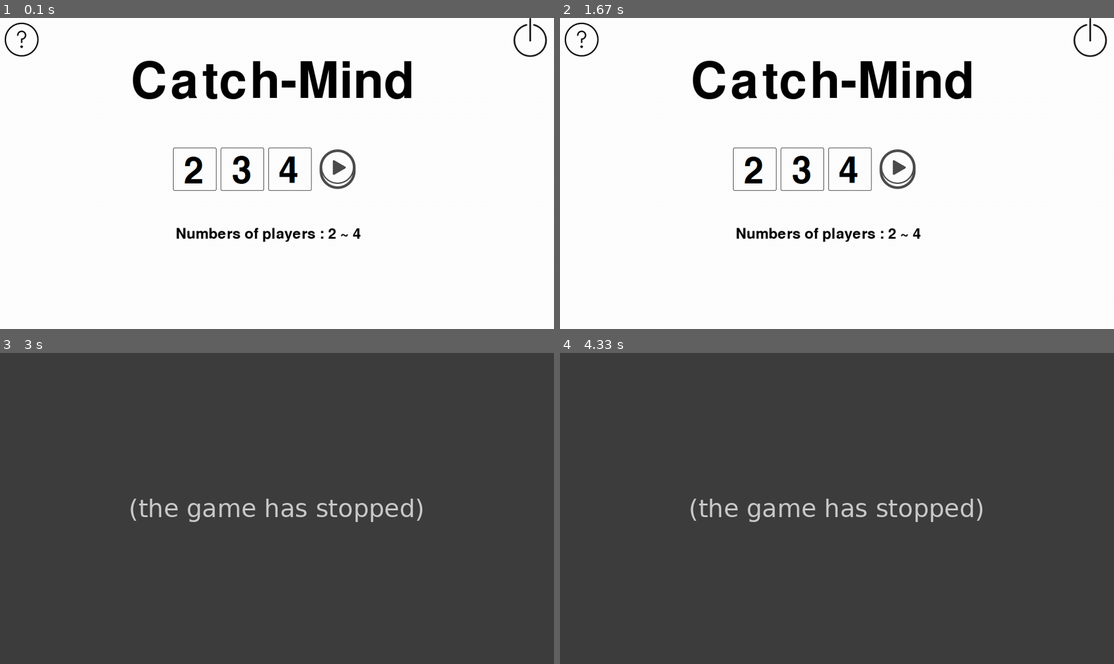
Above: before the commit, frames 1-4 (two rows, left to right).
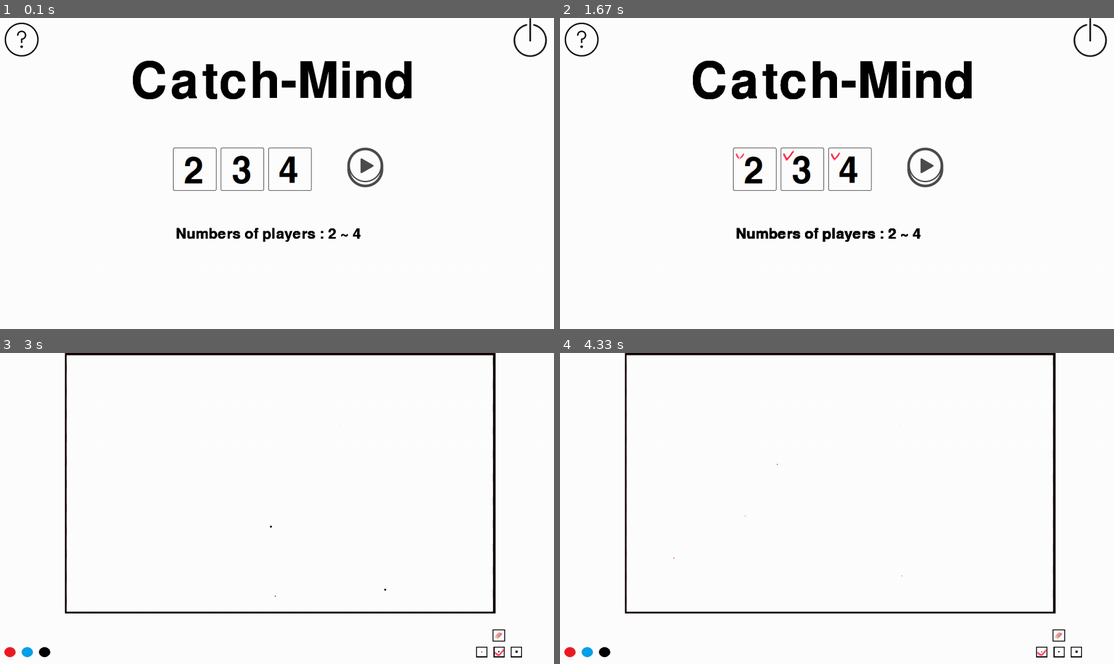
Above: after the commit, the same moments.

Repository: wavyfire/Pygame-CatchMind
Game: pygame game, started from GameManager.py
Two runs of this game, one before a commit and one after it. Both use one fixed random seed, a clock stepped at 60 frames per second and the inputs below.
Inputs (mouse positions are in pixels of both pictures, inside the frame that each line leads up to):
- Up to frame 1 (0.1 s): no input
- Up to frame 2 (1.67 s): press the mouse at (848, 170) at 0.37 s; move the mouse to (903, 123) at 0.47 s; release the mouse at (958, 77) at 0.6 s; press the mouse at (803, 170) at 0.7 s; move the mouse to (897, 182) at 0.8 s; release the mouse at (997, 198) at 0.93 s; click (753, 170) at 1.05 s; press the mouse at (803, 170) at 1.37 s; move the mouse to (737, 145) at 1.47 s; release the mouse at (670, 123) at 1.6 s
- Up to frame 3 (3 s): press the mouse at (365, 502) at 1.7 s; move the mouse to (415, 536) at 1.8 s; release the mouse at (470, 570) at 1.93 s; click (277, 595) at 2.05 s; press the mouse at (515, 651) at 2.37 s; move the mouse to (310, 639) at 2.47 s; release the mouse at (110, 623) at 2.6 s; press the mouse at (498, 651) at 2.7 s; move the mouse to (382, 589) at 2.8 s; release the mouse at (271, 527) at 2.93 s
- Up to frame 4 (4.33 s): press the mouse at (587, 651) at 3.03 s; move the mouse to (709, 530) at 3.13 s; release the mouse at (831, 408) at 3.27 s; press the mouse at (1041, 651) at 3.37 s; move the mouse to (942, 629) at 3.47 s; release the mouse at (842, 608) at 3.6 s; press the mouse at (1058, 636) at 3.7 s; move the mouse to (903, 576) at 3.8 s; release the mouse at (742, 514) at 3.93 s; press the mouse at (571, 651) at 4.03 s; move the mouse to (670, 558) at 4.13 s; release the mouse at (776, 464) at 4.27 s

The runs differ from the first frame. In frame 1, 1.2% of the frame differs, in the area x 24-75%, y 13-72%; in frame 2, 1.5%; in frame 3, 100%; in frame 4, 100%, in the area x 0-100%, y 0-100%.
Before the commit the program exited at 2.37 s; later frames show no game.

Commit message:
Drawing Scene 기능 완성.
지우개 (전체화면)
Size 선택, 색상 선택, ArrayPixel 기능 추가.

Main Scene에서, 선택한 Player를 체크 표시해주는 AddScene(draw) 추가.
일부 스프라이트 크기 좀 더 알맞게 수정(파일 크기에 따라서 터치가 바뀌기 때문)

GameWidget의 clickCheck 수정.
이제 거의 정확하게 클릭을 인식합니다.

Diff:
--- a/GameManager.py
+++ b/GameManager.py
@@ -5,7 +5,7 @@
 
     def __init__(self):
 
-        #Scene Load
+        # Scene Load
         self.Main = GameScenes.Main()
         self.Help = GameScenes.Help()
         self.ReadyDraw = GameScenes.ReadyDraw()
@@ -13,7 +13,7 @@
         self.Guess = GameScenes.Guess()
         self.Result = GameScenes.Result()
 
-        #배경 이미지
+        # 배경 이미지
         self.background = pygame.image.load('images/background.png')
 
     #실제 게임 구동 함수
@@ -23,21 +23,29 @@
         pygame.display.set_caption('CatchMind')
 
         done = False
+
+        ## 따로 DrawDB를 만들어서 빼도 되는데, 일단은 없어서 분류하기가 애매해서, GameManager로 분류했습니다.
+        mouseflag = False # Drawing을 위한 변수
+        size = 1 # Drawing을 위한 변수....
+        color = (0,0,0) # Drawing을 위한 변수...
         clock = pygame.time.Clock()
 
-        #Main Scene은 첫 실행때 무조건 출력
+        # Main Scene은 첫 실행때 무조건 출력
         self.Main.Trigger = True
 
+        screen.fill((255, 255, 255))
+        screen.blit(self.background, (0, 0))
+
         while not done:
+            mouseX, mouseY = pygame.mouse.get_pos()
 
-            clock.tick(30)
-            screen.fill((255,255,255))
-            screen.blit(self.background, (0,0))
+            clock.tick(60)
 
-            #Trigger가 True일 때, 해당 Scene이 출력
+            # Trigger가 True일 때, 해당 Scene이 출력
             if self.Main.Trigger:
                 self.Main.startScene(screen)
-                #Player 수가 선택되지 않고 스타트를 눌렀을 때의 경고메시지
+                self.Main.addScene(screen, GameScenes.ScoreHandler.PlayerNumbers) # addScene은 체크표시 같은 추가 화면을 표현해줍니다.
+                # Player 수가 선택되지 않고 스타트를 눌렀을 때의 경고메시지
                 if self.Main.Trigger_Message:
                     self.Main.printMessage(screen)
 
@@ -46,12 +54,15 @@
 
             if self.ReadyDraw.Trigger:
                 self.ReadyDraw.startScene(screen)
-                #랜덤 단어를 창에 표시
+                # 랜덤 단어를 창에 표시
                 if self.ReadyDraw.Trigger_Message:
                     self.ReadyDraw.printMessage(screen)
 
             if self.Drawing.Trigger:
+                self.Drawing.addScene(screen, color, size) # 마찬가지의 AddScene. 순서가 바뀌면 그려지는 순서가 달라져서 버그발생.
                 self.Drawing.startScene(screen)
+                if 150 <= mouseX and mouseX <= 1140 and 0 <= mouseY and mouseY <= 600 and mouseflag == True:
+                    self.Drawing.Sketch(screen, color, size, mouseX, mouseY) # Mouseflag는 아래 Event에서 전환됩니다.
 
             if self.Guess.Trigger:
                 self.Guess.startScene(screen)
@@ -60,10 +71,16 @@
                 self.Result.startScene(screen)
 
             for event in pygame.event.get():
+
+                if event.type == pygame.MOUSEBUTTONUP:
+                    mouseflag = False # 그림판 기능 때문에 추가된 줄.
+
                 if event.type == pygame.QUIT:
                     done = True
 
                 if event.type == pygame.MOUSEBUTTONDOWN:
+
+                    mouseflag = True # 그림판 기능 때문에 추가된 줄.
 
                     #Main Scene Click Event
                     if self.Main.Trigger:
@@ -101,7 +118,7 @@
                             self.Help.Off()
                             screen.blit(self.background, (0,0))
 
-                    #ReadyDraw Scene Click Event
+                    # ReadyDraw Scene Click Event
                     if self.ReadyDraw.Trigger:
 
                         if self.ReadyDraw.clickCheck() == 'Quit':
@@ -117,7 +134,20 @@
 
                     # Drawing Scene Click Event
                     if self.Drawing.Trigger:
-                        pass
+                        if self.Drawing.clickCheck() == 'PickRed':
+                            color = (255, 0 ,0)
+                        if self.Drawing.clickCheck() == 'PickBlue':
+                            color = (61, 183, 204)
+                        if self.Drawing.clickCheck() == 'PickBlack':
+                            color = (0, 0 ,0)
+                        if self.Drawing.clickCheck() == 'DotSize1':
+                            size = 1
+                        if self.Drawing.clickCheck() == 'DotSize2':
+                            size = 2
+                        if self.Drawing.clickCheck() == 'DotSize3':
+                            size = 3
+                        if self.Drawing.clickCheck() == 'Eraser':
+                            screen.blit(self.background, (0, 0)) # 화면 저장 기능이 없어서 덮어버려야합니다.
 
                     # Guess Scene Click Event
                     if self.Guess.Trigger:
@@ -129,6 +159,8 @@
 
             pygame.display.flip()
 
+
+
     pygame.quit()
 
 start = SceneLoader()
--- a/GameScenes.py
+++ b/GameScenes.py
@@ -1,6 +1,7 @@
 from GameWidgets import Button, Font
 import WordDB
 import ScoreDB
+import pygame
 from abc import *
 
 ScoreHandler = ScoreDB.ScoreHandler()
@@ -34,7 +35,7 @@
         super().__init__()
         self.QuitButton = Button((1180,0), 'images/QuitButton.png')
         self.HelpButton = Button((0,0), 'images/HelpButton.png')
-        self.StartButton = Button((730, 300), 'images/StartButton.png')
+        self.StartButton = Button((800, 300), 'images/StartButton.png')
         self.Title = Font("Catch-Mind", (0,0,0), 170, (630, 150))
         self.GameDiscription = Font("Numbers of players : 2 ~ 4", (0,0,0), 50, (620, 500))
         self.PlayerNumbers2 = Button((400,300), 'images/2.png')
@@ -56,6 +57,17 @@
         self.PlayerNumbers2.draw(screen)
         self.PlayerNumbers3.draw(screen)
         self.PlayerNumbers4.draw(screen)
+
+    def addScene(self, screen, playerNum):
+        if playerNum == 2:
+            self.SelectPlayerPanel = Button((400, 300), 'images/Check.png')
+            self.SelectPlayerPanel.draw(screen)
+        if playerNum == 3:
+            self.SelectPlayerPanel = Button((510, 300), 'images/Check.png')
+            self.SelectPlayerPanel.draw(screen)
+        if playerNum == 4:
+            self.SelectPlayerPanel = Button((620, 300), 'images/Check.png')
+            self.SelectPlayerPanel.draw(screen)
 
     def printMessage(self, screen):
 
@@ -177,14 +189,69 @@
 
     def __init__(self):
         super().__init__()
+        self.SketchBook = Button((150, 0), 'images/SketchBook.png')
+        self.PickRed = Button((10,680), 'images/PickRed.png')
+        self.PickBlue = Button((50,680), 'images/PickBlue.png')
+        self.PickBlack = Button((90,680), 'images/PickBlack.png')
+        self.DotSize1 = Button((1100,680), 'images/DotSize1.png')
+        self.DotSize2 = Button((1140,680), 'images/DotSize2.png')
+        self.DotSize3 = Button((1180,680), 'images/DotSize3.png')
+        self.Eraser = Button((1138, 640), 'images/Eraser.png')
         self.Trigger = 0
-        pass
 
     def startScene(self,screen):
-        pass
-
-    def clickCheck(self):
-        pass
+        self.SketchBook.draw(screen)
+        self.PickRed.draw(screen)
+        self.PickBlue.draw(screen)
+        self.PickBlack.draw(screen)
+        self.DotSize1.draw(screen)
+        self.DotSize2.draw(screen)
+        self.DotSize3.draw(screen)
+        self.Eraser.draw(screen)
+
+    def clickCheck(self):
+        if self.SketchBook.clickChecker():
+            return 'SketchBook'
+        if self.PickRed.clickChecker():
+            return 'PickRed'
+        if self.PickBlue.clickChecker():
+            return 'PickBlue'
+        if self.PickBlack.clickChecker():
+            return 'PickBlack'
+        if self.DotSize1.clickChecker():
+            return 'DotSize1'
+        if self.DotSize2.clickChecker():
+            return 'DotSize2'
+        if self.DotSize3.clickChecker():
+            return 'DotSize3'
+        if self.Eraser.clickChecker():
+            return 'Eraser'
+
+    def Sketch(self, screen, color, size, mouseX, mouseY):
+            for i in range(0, size*2):
+                for j in range(0, size*2):
+                    pixelArray = pygame.PixelArray(screen)
+                    pixelArray[mouseX + i][mouseY + j] = color
+                    del pixelArray  # 화면이 Lock 되는것을 막기 위함
+
+    def addScene(self, screen, color, dotsize):
+        if dotsize == 1:
+            self.DotCheck = Button((1100, 680), 'images/DotCheck.png')
+            self.CheckRemover = Button((1100,680), 'images/CheckRemover.png')
+            self.CheckRemover.draw(screen)
+            self.DotCheck.draw(screen)
+
+        if dotsize == 2:
+            self.DotCheck = Button((1140, 680), 'images/DotCheck.png')
+            self.CheckRemover = Button((1100, 680), 'images/CheckRemover.png')
+            self.CheckRemover.draw(screen)
+            self.DotCheck.draw(screen)
+
+        if dotsize == 3:
+            self.DotCheck = Button((1180, 680), 'images/DotCheck.png')
+            self.CheckRemover = Button((1100, 680), 'images/CheckRemover.png')
+            self.CheckRemover.draw(screen)
+            self.DotCheck.draw(screen)
 
     def On(self):
         self.Trigger = True
--- a/GameWidgets.py
+++ b/GameWidgets.py
@@ -13,8 +13,12 @@
         screen.blit(self.image, self.rect.center)
 
     def clickChecker(self):
-        mouseposition = pygame.mouse.get_pos()
-        if mouseposition > self.rect.topleft and mouseposition < self.rect.bottomright:
+        mouseX, mouseY = pygame.mouse.get_pos()
+        center = self.rect.center
+        w = self.rect.width
+        h = self.rect.height
+        if (center[0] <= mouseX < center[0] + (w) and center[1]<= mouseY < center[1] + h):
+            # 이미지 생성 위치와 이미지 크기가 안맞아서 이렇게 해야합니다.
             return True
 
 #글자 생성 클래스
Binary file changed: images/2.png
Binary file changed: images/3.png
Binary file changed: images/4.png
Binary file changed: images/BackSpace.png
Binary file added: images/Check.png
Binary file added: images/CheckRemover.png
Binary file added: images/DotCheck.png
Binary file added: images/DotSize1.png
Binary file added: images/DotSize2.png
Binary file added: images/DotSize3.png
Binary file added: images/Eraser.png
Binary file added: images/PickBlack.png
(and 5 more such lines)
